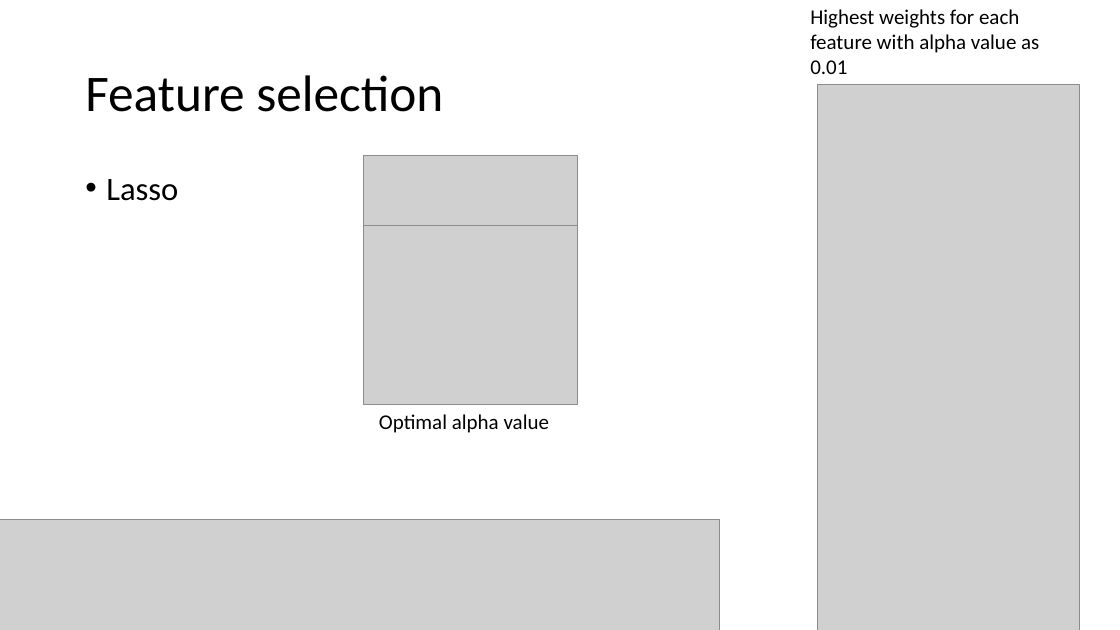
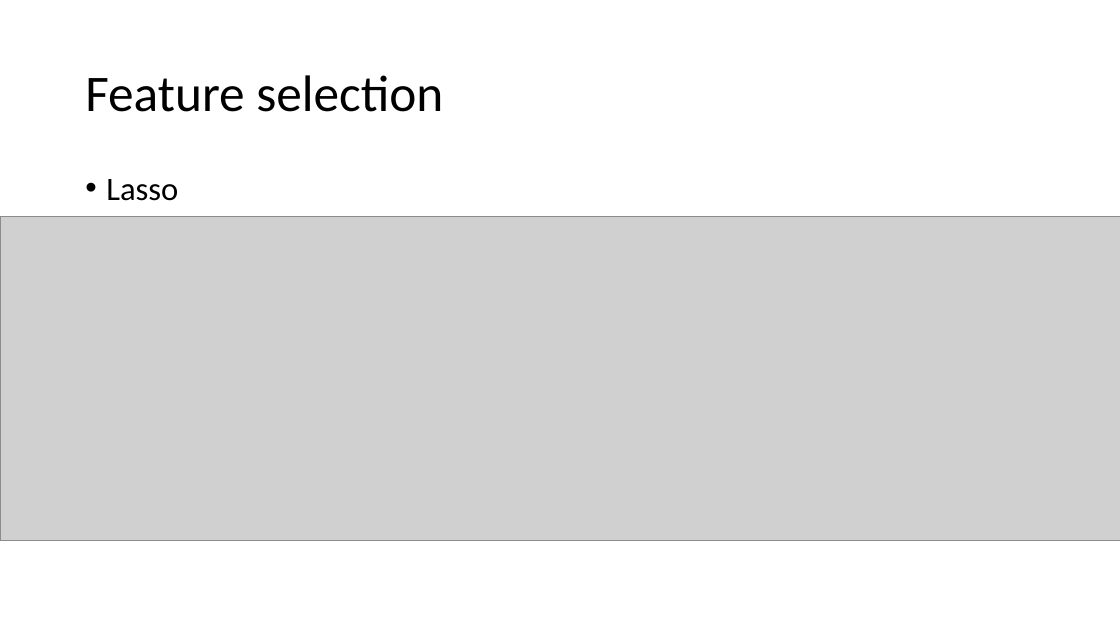
Before and after one commit to McGrathWormStuff/Image_Processing, a slide deck: slide 9 of Image Processing Presentation.pptx (slide 10 before the commit). Drawn at 1120x630 pixels with LibreOffice and Linux fonts; fonts in the diff are those of the drawing; grey boxes stand for pictures; background and template pictures are left out. Boxes give left, top, right and bottom in pixels: in the first picture for what was removed or moved away, otherwise in the second. Text is boxed around its words. In the diff, an @@ line names an element or a change of style, - is before the commit and + after.

```diff
--- a/Image Processing Presentation.pptx
+++ b/Image Processing Presentation.pptx
@@ text removed at [810, 9, 1039, 74] @@
-Highest weights for each feature with alpha value as 0.01
@@ picture removed at [818, 84, 1080, 630] @@
@@ picture removed at [364, 155, 578, 225] @@
@@ picture added at [0, 217, 1120, 541] @@
@@ picture removed at [364, 225, 578, 404] @@
@@ text removed at [379, 414, 550, 433] @@
-Optimal alpha value
@@ picture removed at [0, 519, 719, 630] @@
```
Also in this commit, not shown: 5 other slides changed, 8 slides added, 4 slides removed.
